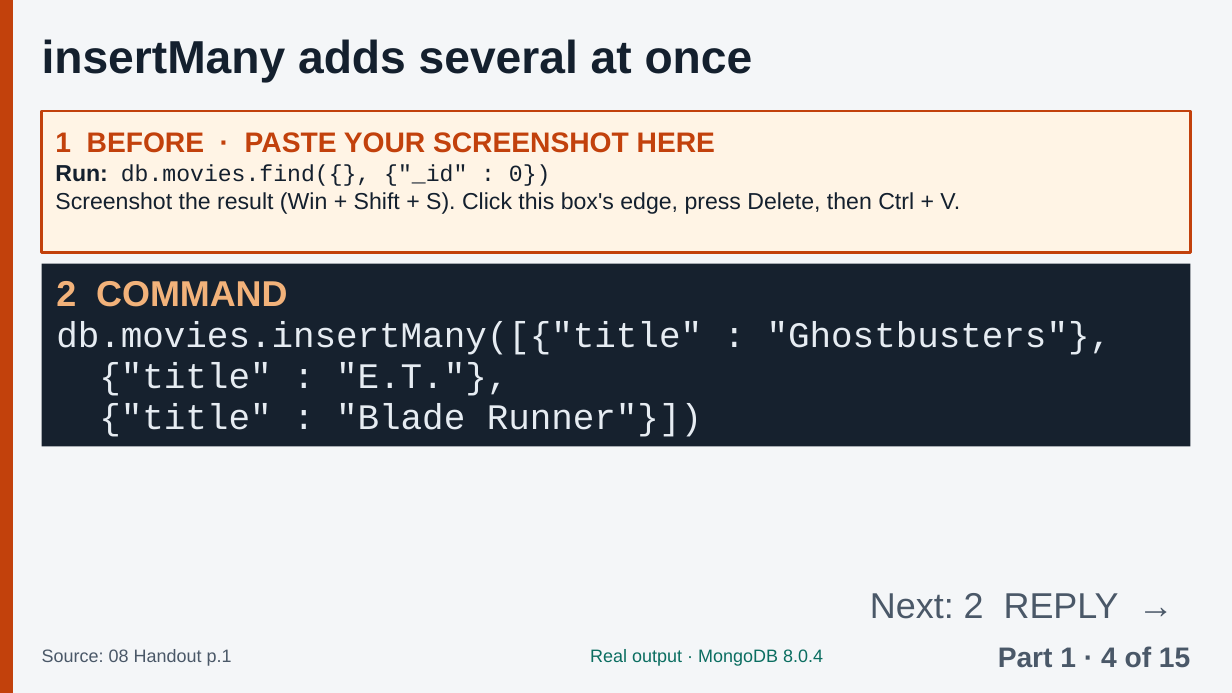
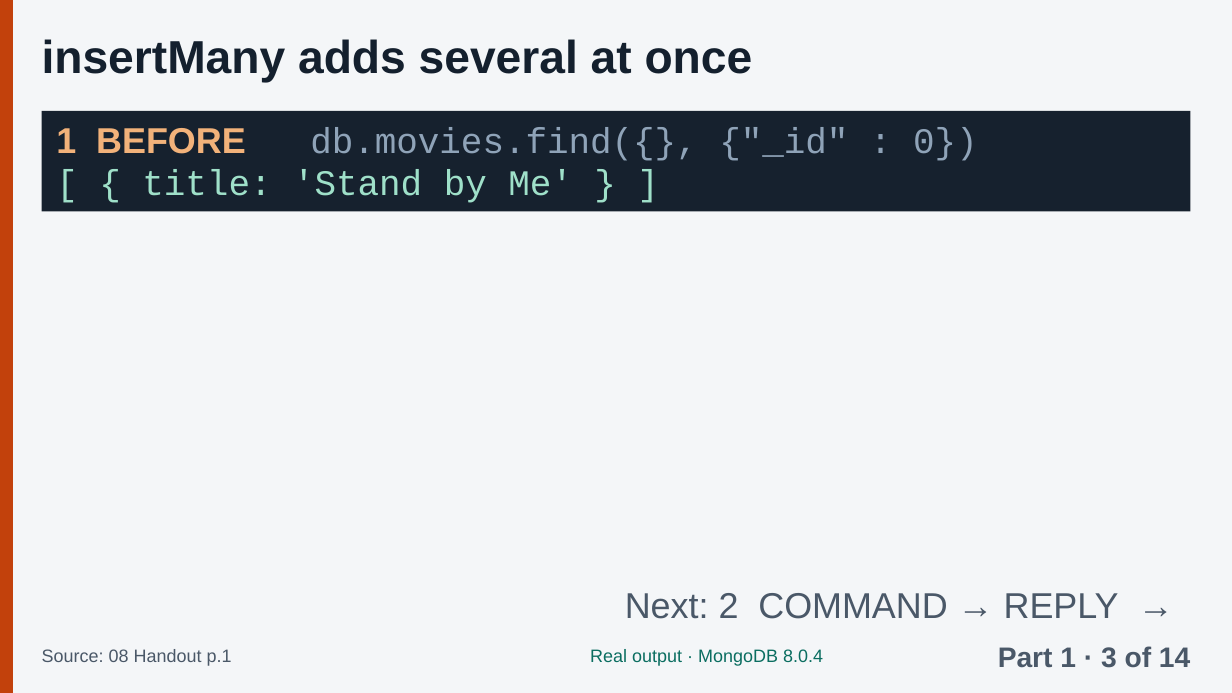
Before and after one commit to Tiredicey/ADBS, a slide deck: slide 6 of 02_GROUP_DECK/ADBS_GROUP_DECK.pptx (slide 7 before the commit). Drawn at 1232x693 pixels with LibreOffice and Linux fonts; fonts in the diff are those of the drawing. Boxes give left, top, right and bottom in pixels: in the first picture for what was removed or moved away, otherwise in the second. Text is boxed around its words. In the diff, an @@ line names an element or a change of style, - is before the commit and + after.

Commit message:
Fix: Part 1 is complete in the group deck too (real outputs, not paste boxes)

```diff
--- a/02_GROUP_DECK/ADBS_GROUP_DECK.pptx
+++ b/02_GROUP_DECK/ADBS_GROUP_DECK.pptx
@@ rectangle: place and size @@
-rectangle at (42,263,1190,446)
+rectangle at (42,111,1190,212)
@@ rectangle removed at (42,111,1190,252) @@
-1 BEFORE · PASTE YOUR SCREENSHOT HERE
-Run: db.movies.find({}, {"_id" : 0})
-Screenshot the result (Win + Shift + S). Click this box's edge, press Delete, then Ctrl + V.
@@ text added at (56,128,978,203), 28 pt, text #8FA3B8 @@
+1 BEFORE db.movies.find({}, {"_id" : 0})
+[ { title: 'Stand by Me' } ]
@@ text removed at (56,281,1111,437) @@
-2 COMMAND
-db.movies.insertMany([{"title" : "Ghostbusters"},
-{"title" : "E.T."},
-{"title" : "Blade Runner"}])
@@ text at (625,593,1119,619): text changed @@
-Next: 2 REPLY →
+Next: 2 COMMAND → REPLY →
@@ text at (998,646,1190,668): text changed @@
-Part 1 · 4 of 15
+Part 1 · 3 of 14
```
Also in this commit, not shown: 10 other slides changed, 3 slides added, 4 slides removed, 3 other files.
